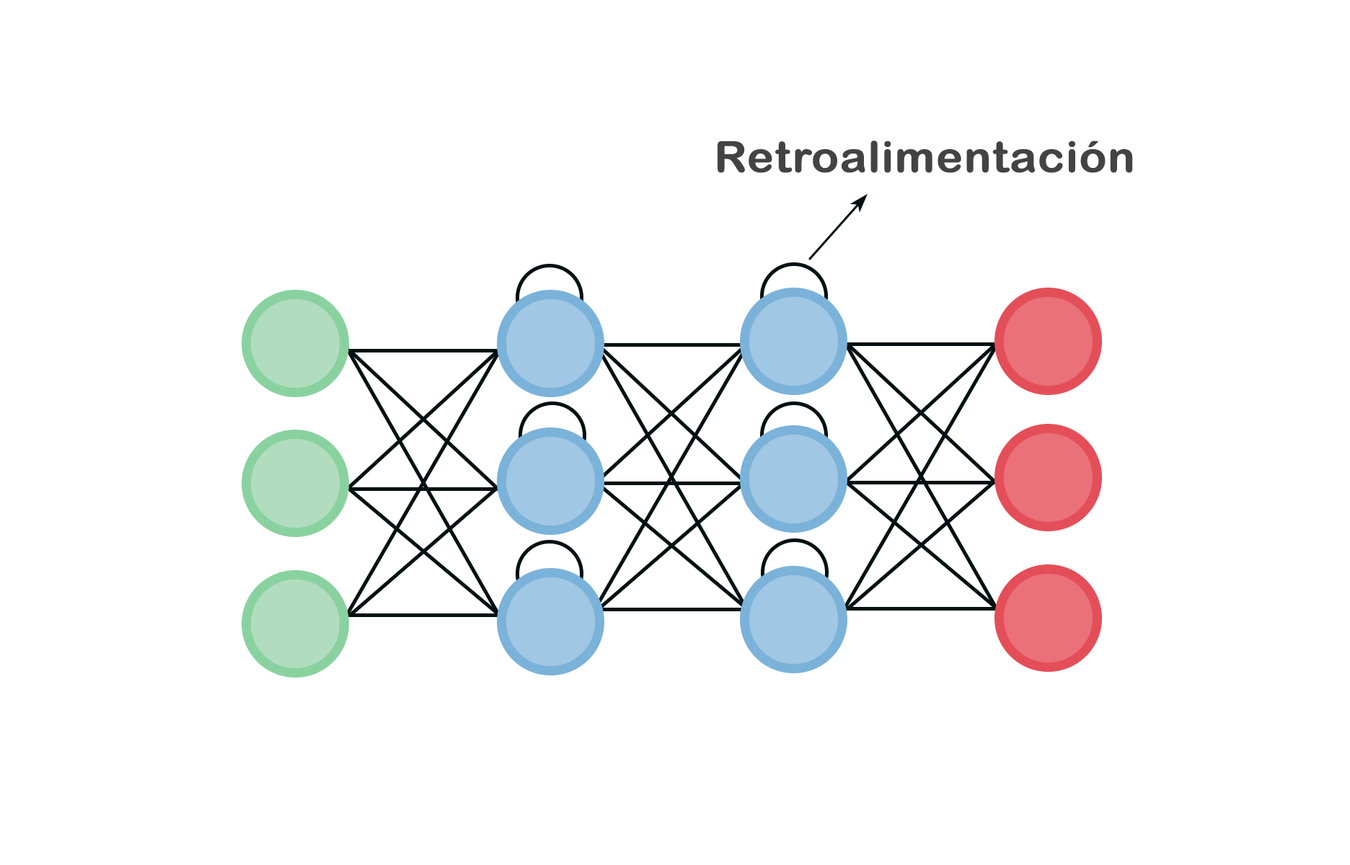
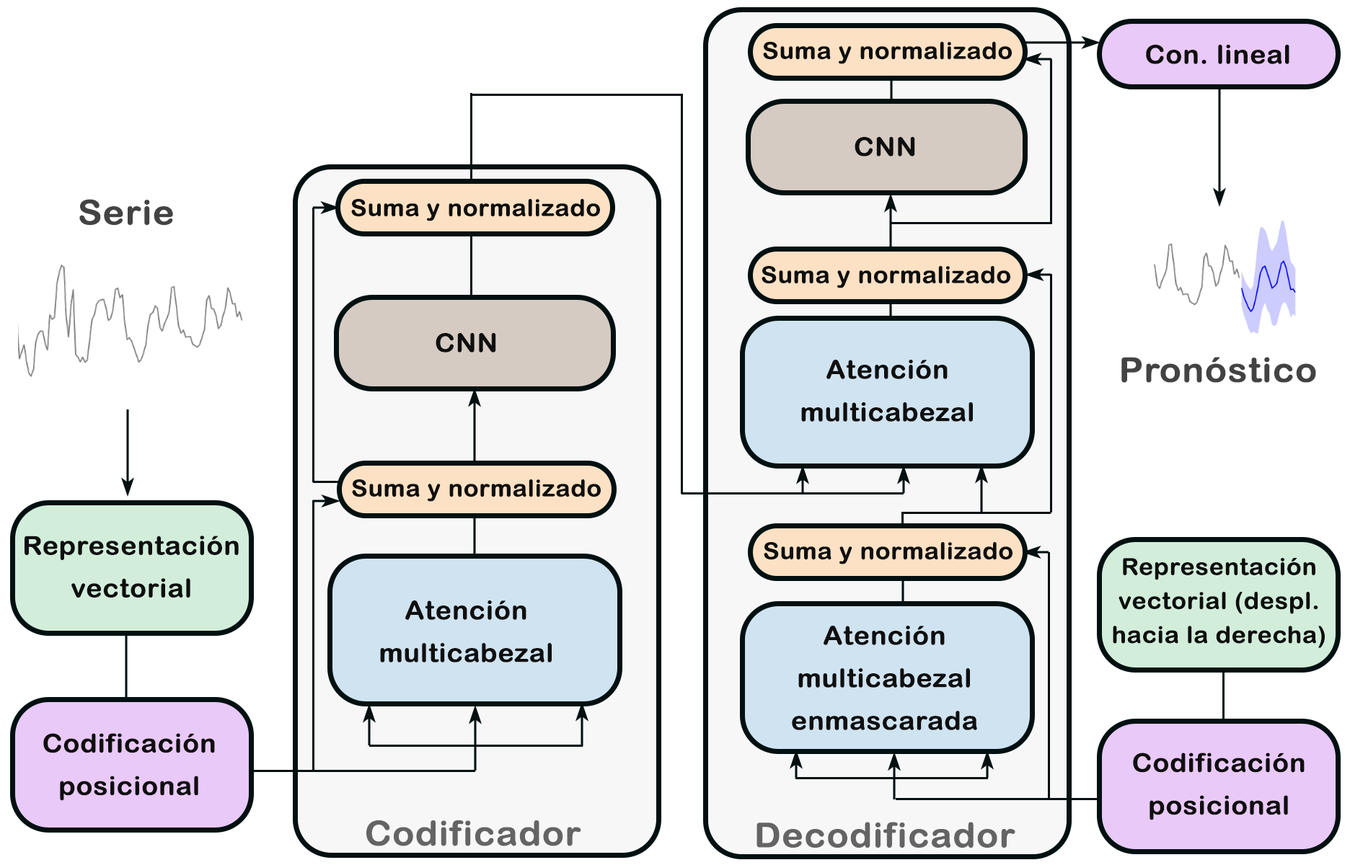
Comparing the layer stacks of the two (1350, 865) images. Changes:
showed group "Modelo timegpt" (84 layers) over <box>10,7,1341,860</box>
added layer "Línea 75" (1st of 3, in "Modelo timegpt" › "Flechas") in group "Flechas" over <box>896,558,910,615</box>
added layer "Línea 75" (2nd of 3, in "Modelo timegpt" › "Flechas") in group "Flechas" over <box>883,281,897,339</box>
hid group "Red neuronal recurrente" (49 layers) over <box>241,140,1133,678</box>
painted on "Neurona azul" (1st of 13, in "Red neuronal recurrente" › "Neuronas") over <box>534,663,561,666</box>
painted on "Elipse 1" (2nd of 6, in "Red neuronal recurrente" › "Neuronas") over <box>284,526,306,528</box>
painted on "Elipse 1" (3rd of 6, in "Red neuronal recurrente" › "Neuronas") over <box>284,386,306,388</box>
painted on "Elipse 2" (3rd of 6, in "Red neuronal recurrente" › "Pesos") over <box>775,405,812,411</box>
painted on "Elipse 2" (4th of 6, in "Red neuronal recurrente" › "Pesos") over <box>534,405,571,411</box>
